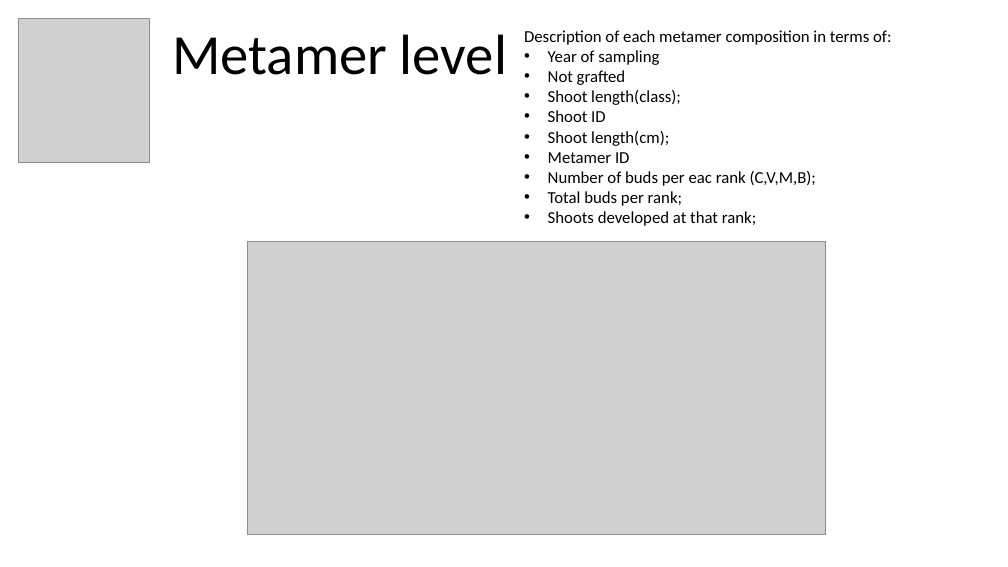
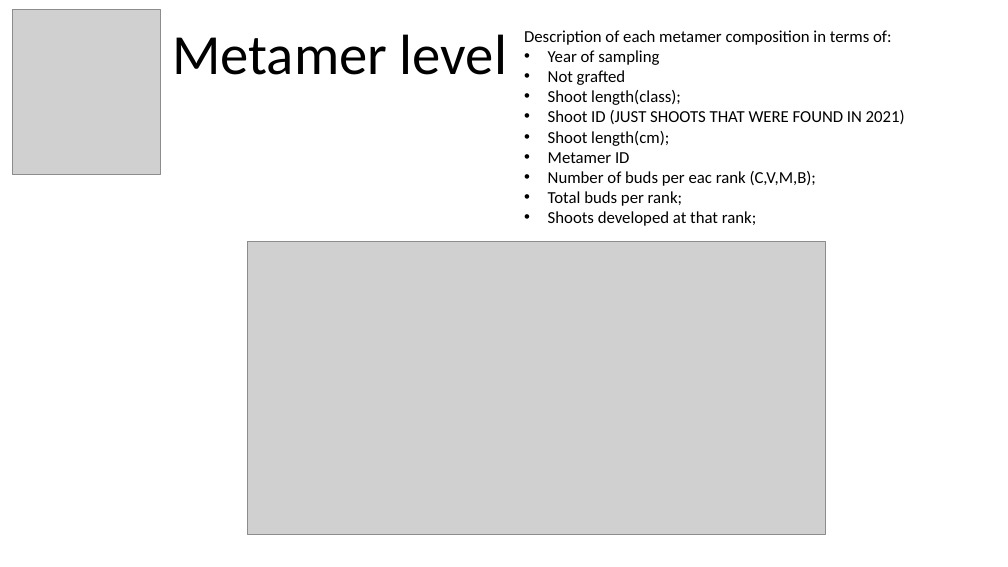
Before and after one commit to Corilana/L-HAZELNUT, a slide deck: slide 2 of dfexplanation.pptx. Drawn at 1008x567 pixels with LibreOffice and Linux fonts; fonts in the diff are those of the drawing; grey boxes stand for pictures. Boxes give left, top, right and bottom in pixels: in the first picture for what was removed or moved away, otherwise in the second. Text is boxed around its words. In the diff, an @@ line names an element or a change of style, - is before the commit and + after.

Commit message:
updates pptx

```diff
--- a/dfexplanation.pptx
+++ b/dfexplanation.pptx
@@ picture: place and size @@
-picture at box(19, 18, 149, 163)
+picture at box(12, 9, 160, 174)
@@ text at box(548, 110, 905, 124): text changed @@
-• Shoot ID
+• Shoot ID (JUST SHOOTS THAT WERE FOUND IN 2021)
```
Also in this commit, not shown: 2 other slides changed.
